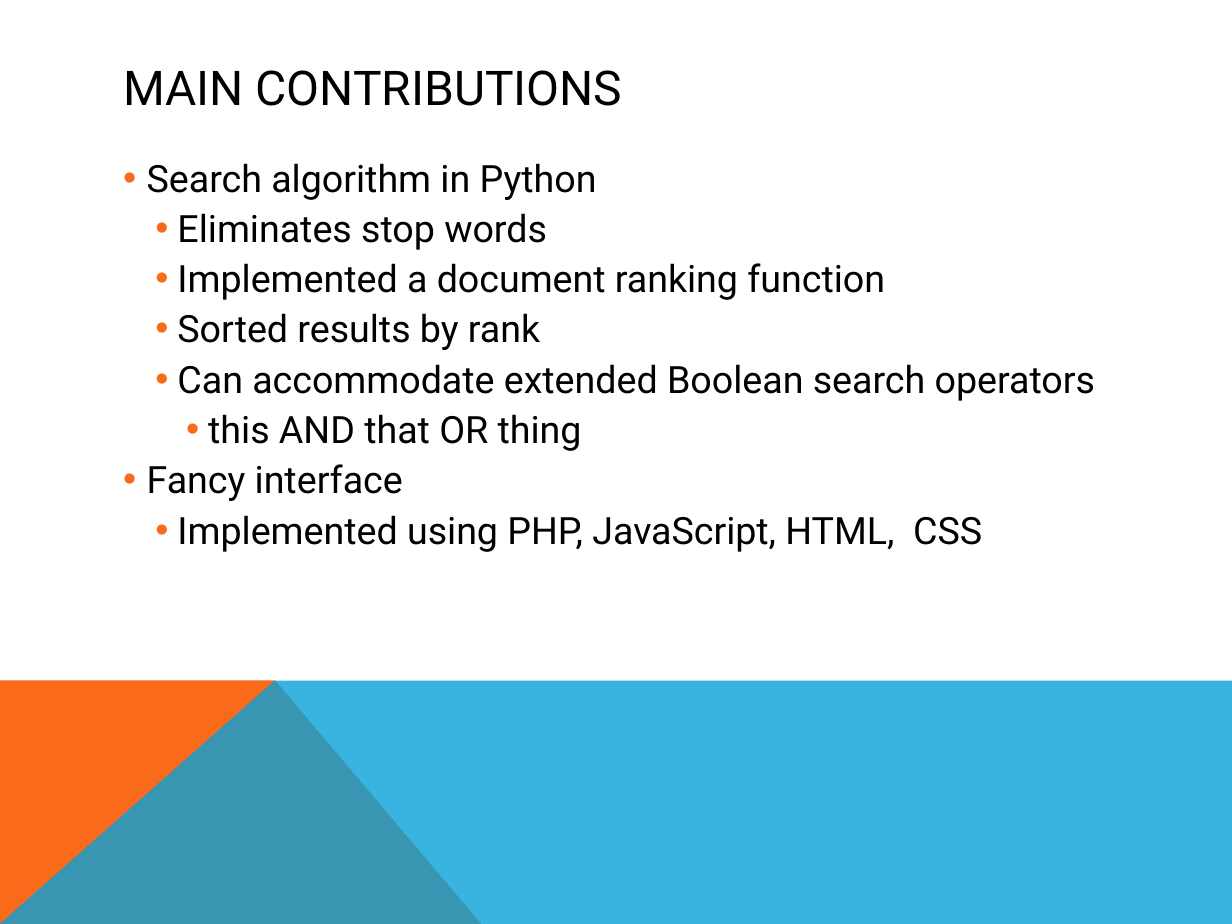
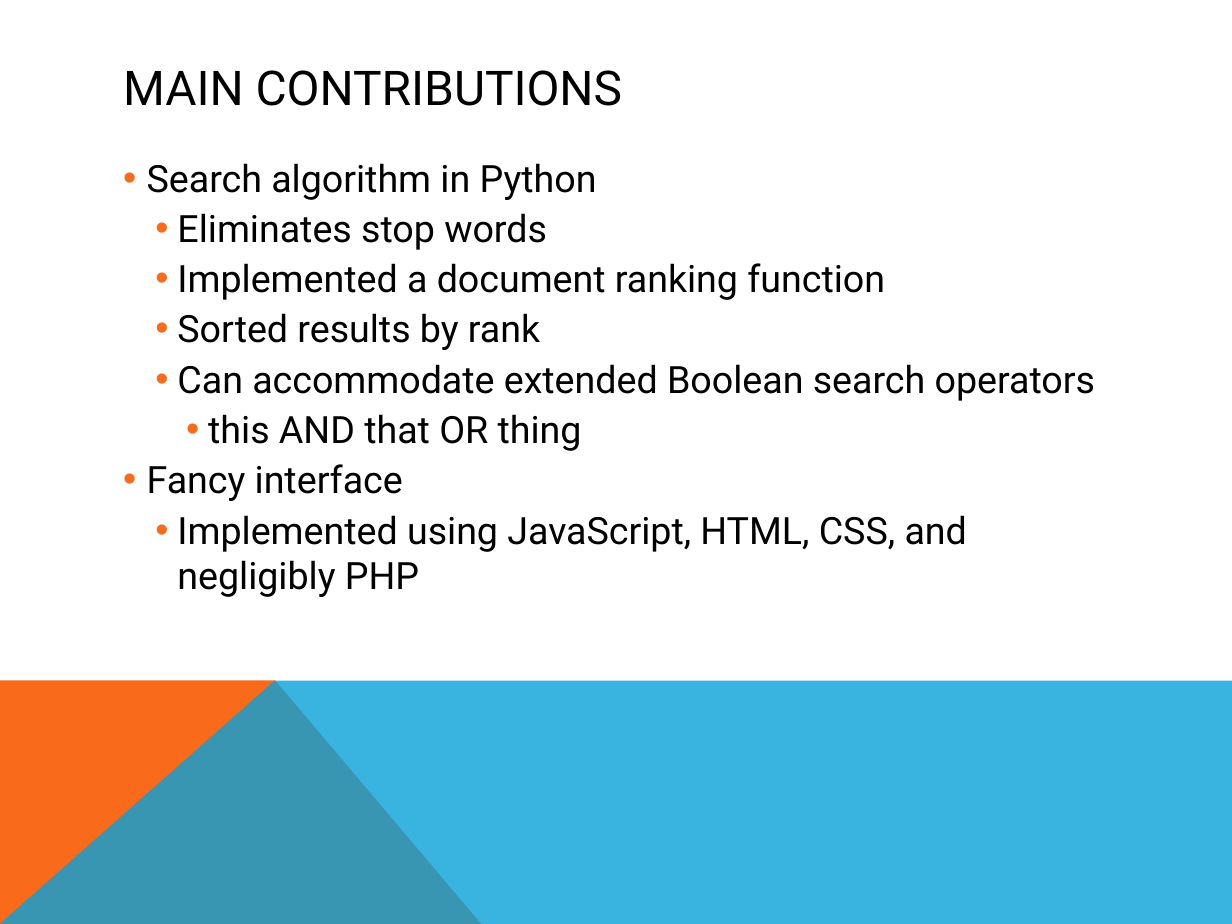
Before and after one commit to bogoli/finalProject, a slide deck: slide 2 of presentation/LiaBogoev_JohnCall.pptx. Drawn at 1232x924 pixels with LibreOffice and Linux fonts; fonts in the diff are those of the drawing. Boxes give left, top, right and bottom in pixels: in the first picture for what was removed or moved away, otherwise in the second. Text is boxed around its words. In the diff, an @@ line names an element or a change of style, - is before the commit and + after.

```diff
--- a/presentation/LiaBogoev_JohnCall.pptx
+++ b/presentation/LiaBogoev_JohnCall.pptx
@@ text at box(177, 515, 967, 597): text changed @@
-    • Implemented using PHP, JavaScript, HTML, CSS
+    • Implemented using JavaScript, HTML, CSS, and negligibly PHP
```
Also in this commit, not shown: 2 slides added, 3 slides removed, 5 other files.
